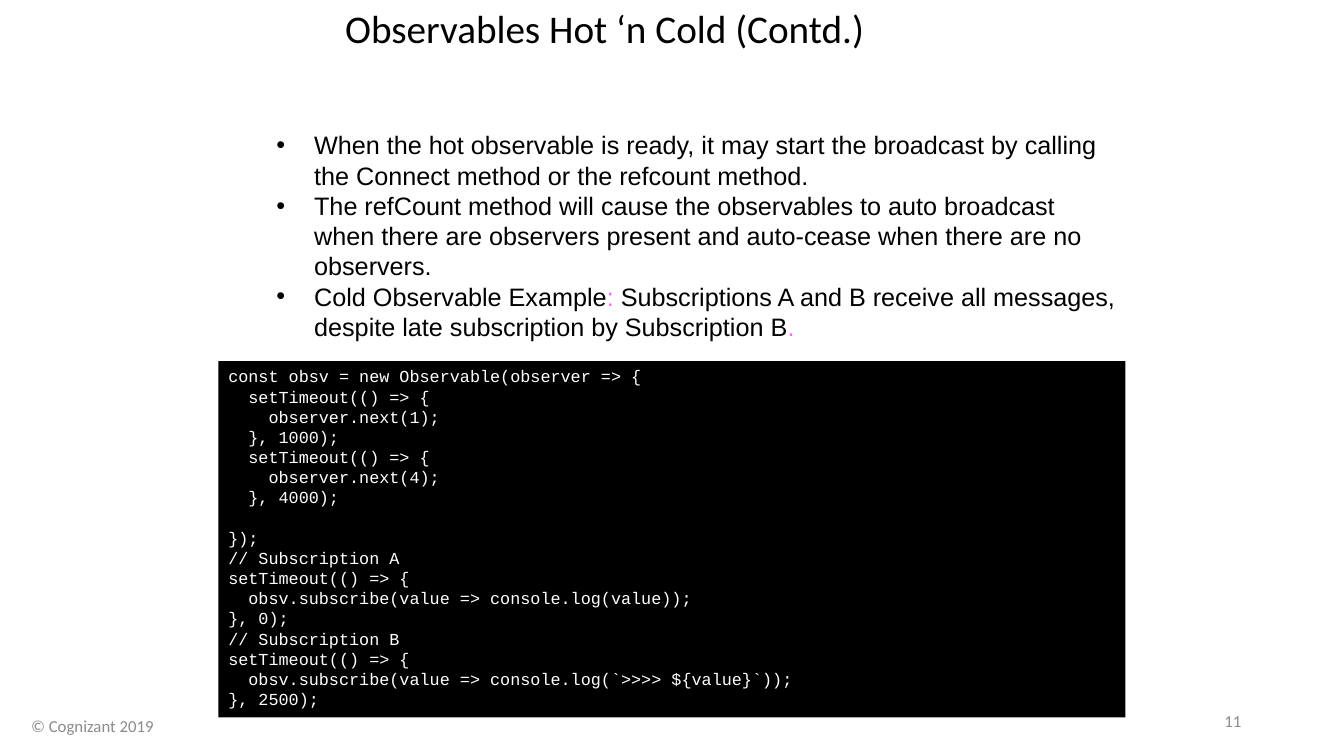
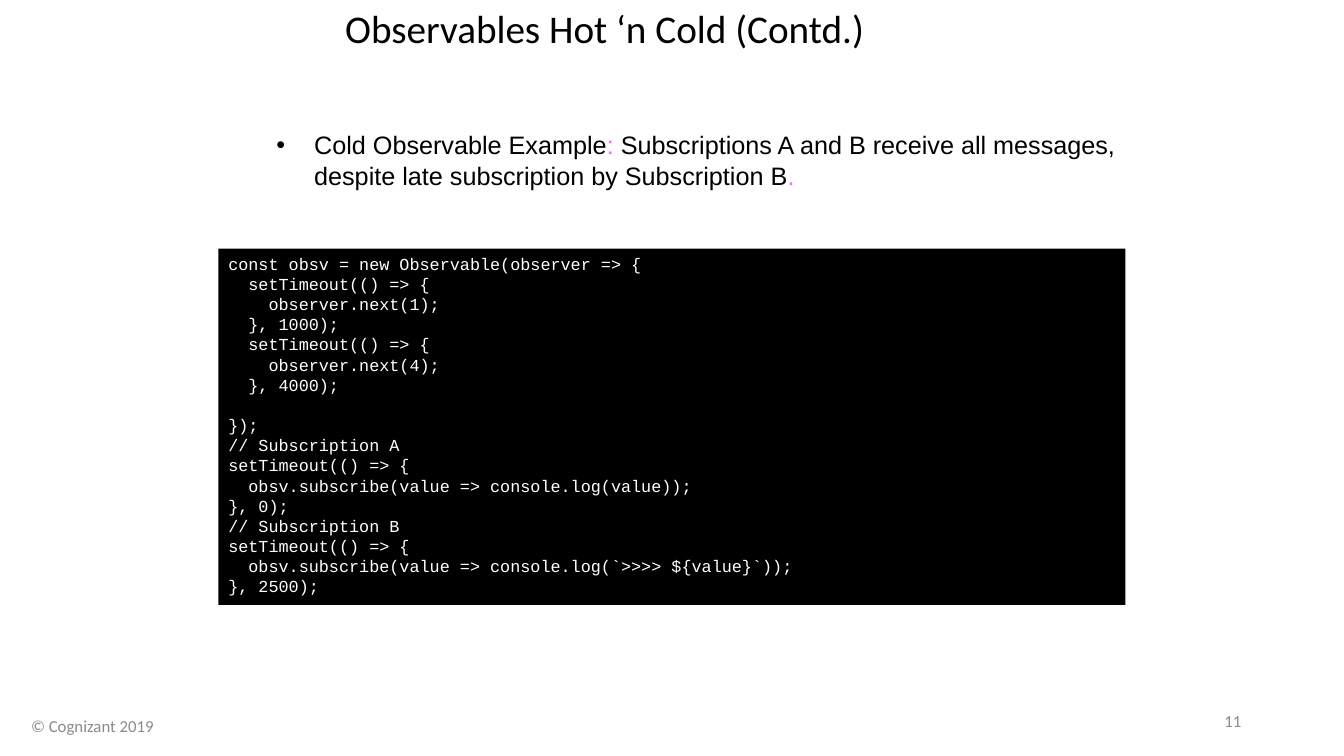
Before and after one commit to davembrownx/PowerPoint-Decks, a slide deck: slide 11 of Angular 8 Day 6 Defining Observables, Angular Material, Route Guards, and Pipes.pptx. Drawn at 1344x756 pixels with LibreOffice and Linux fonts; fonts in the diff are those of the drawing; background and template pictures are left out. Boxes give left, top, right and bottom in pixels: in the first picture for what was removed or moved away, otherwise in the second. Text is boxed around its words. In the diff, an @@ line names an element or a change of style, - is before the commit and + after.

```diff
--- a/Angular 8 Day 6 Defining Observables, Angular Material, Route Guards, and Pipes.pptx
+++ b/Angular 8 Day 6 Defining Observables, Angular Material, Route Guards, and Pipes.pptx
@@ text at (314, 135, 1096, 276): paragraphs removed @@
-  • When the hot observable is ready, it may start the broadcast by calling the Connect method or the refcount method.
-  • The refCount method will cause the observables to auto broadcast when there are observers present and auto-cease when there are no observers.
@@ rectangle "const obsv = new Observable(observer ...": place and size @@
-rectangle "const obsv = new Observable(observer ..." at (219, 361, 1126, 717)
+rectangle "const obsv = new Observable(observer ..." at (219, 249, 1126, 605)
```
Also in this commit, not shown: 6 other slides changed.
